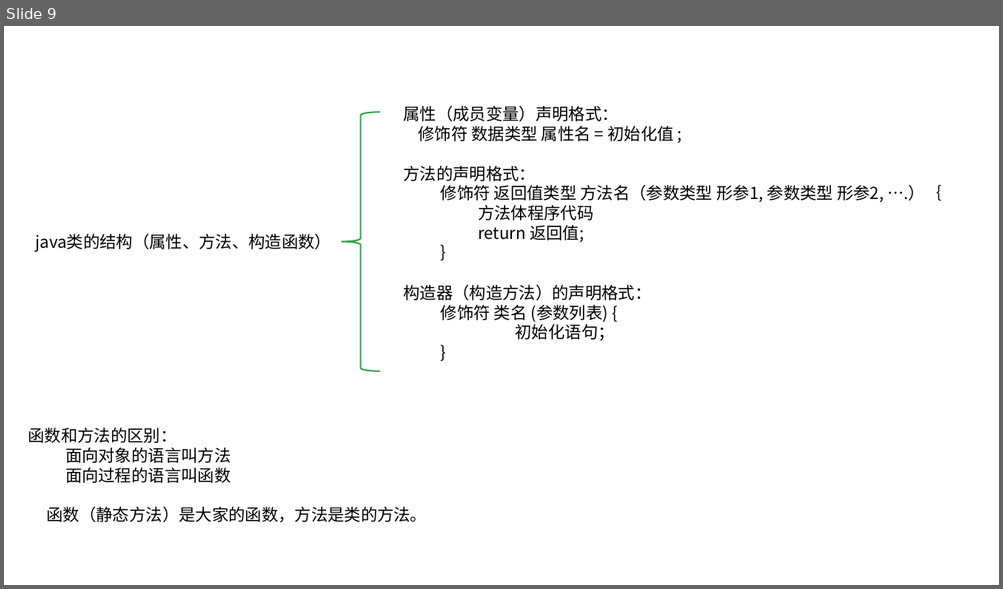
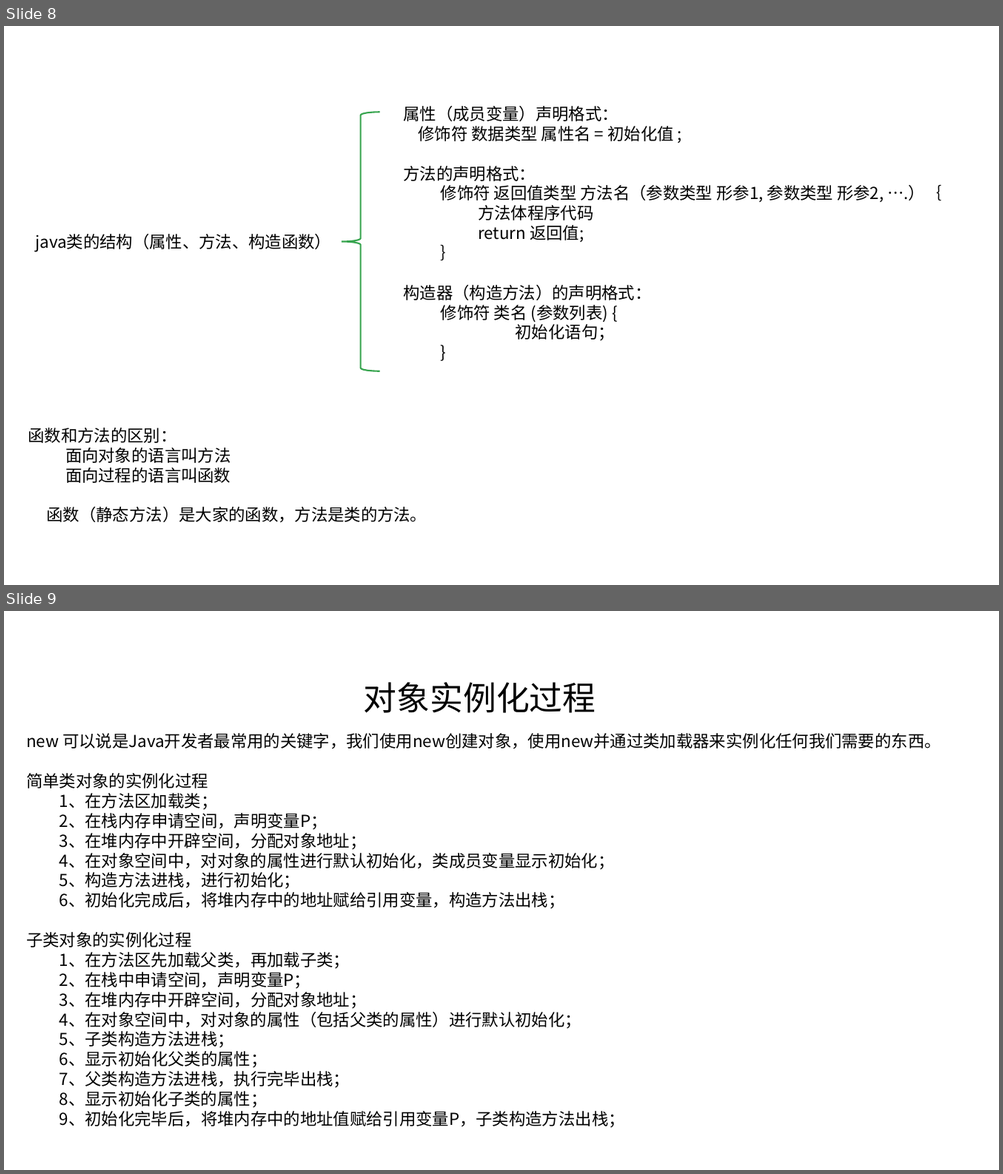
Before and after one commit to linkknown/PPT, a slide deck: 基础PPT/第2章：Java面向对象.pptx. Shown one above the other, each under a label of ours: slide 9 before the commit, slides 8 and 9 after it. The pictures are 1003x589 and 1003x1174 pixels, drawn with LibreOffice and Linux fonts; fonts in the diff are those of the drawing; background and template pictures are left out. Boxes give left, top, right and bottom in pixels: in the first picture for what was removed or moved away, otherwise in the second. Text is boxed around its words. In the diff, an @@ line names an element or a change of style, - is before the commit and + after.

Commit message:
面向对象章节优化内容

```diff
--- a/基础PPT/第2章：Java面向对象.pptx
+++ b/基础PPT/第2章：Java面向对象.pptx
@@ slide 9 added at <box>4,611,999,1170</box>, background picture (left out) @@
@@ text added at <box>364,682,596,713</box>, 32 pt, text #000000 @@
+对象实例化过程
@@ text added at <box>26,733,941,1128</box>, 16 pt, text #000000 @@
+new 可以说是Java开发者最常用的关键字，我们使用new创建对象，使用new并通过类加载器来实例化任何我们需要的东西。
+简单类对象的实例化过程
+1、在方法区加载类；
+2、在栈内存申请空间，声明变量P；
+3、在堆内存中开辟空间，分配对象地址；
+4、在对象空间中，对对象的属性进行默认初始化，类成员变量显示初始化；
+5、构造方法进栈，进行初始化；
+6、初始化完成后，将堆内存中的地址赋给引用变量，构造方法出栈；
+子类对象的实例化过程
+1、在方法区先加载父类，再加载子类；
+2、在栈中申请空间，声明变量P；
+3、在堆内存中开辟空间，分配对象地址；
+4、在对象空间中，对对象的属性（包括父类的属性）进行默认初始化；
+5、子类构造方法进栈；
+6、显示初始化父类的属性；
+7、父类构造方法进栈，执行完毕出栈；
+8、显示初始化子类的属性；
+9、初始化完毕后，将堆内存中的地址值赋给引用变量P，子类构造方法出栈；
@@ what was slide 9 is now slide 8 @@
```
Also in this commit, not shown: 7 slides changed, 1 other slide added, 1 slide removed.
